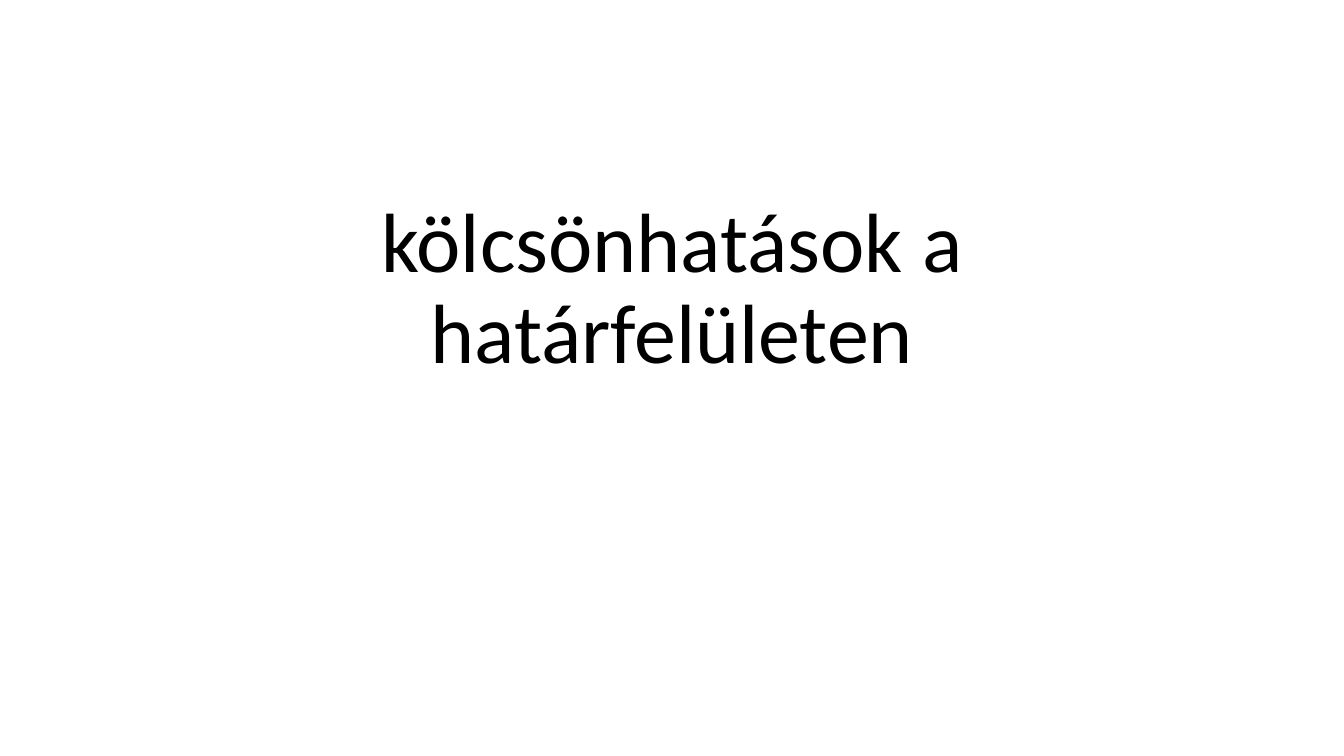
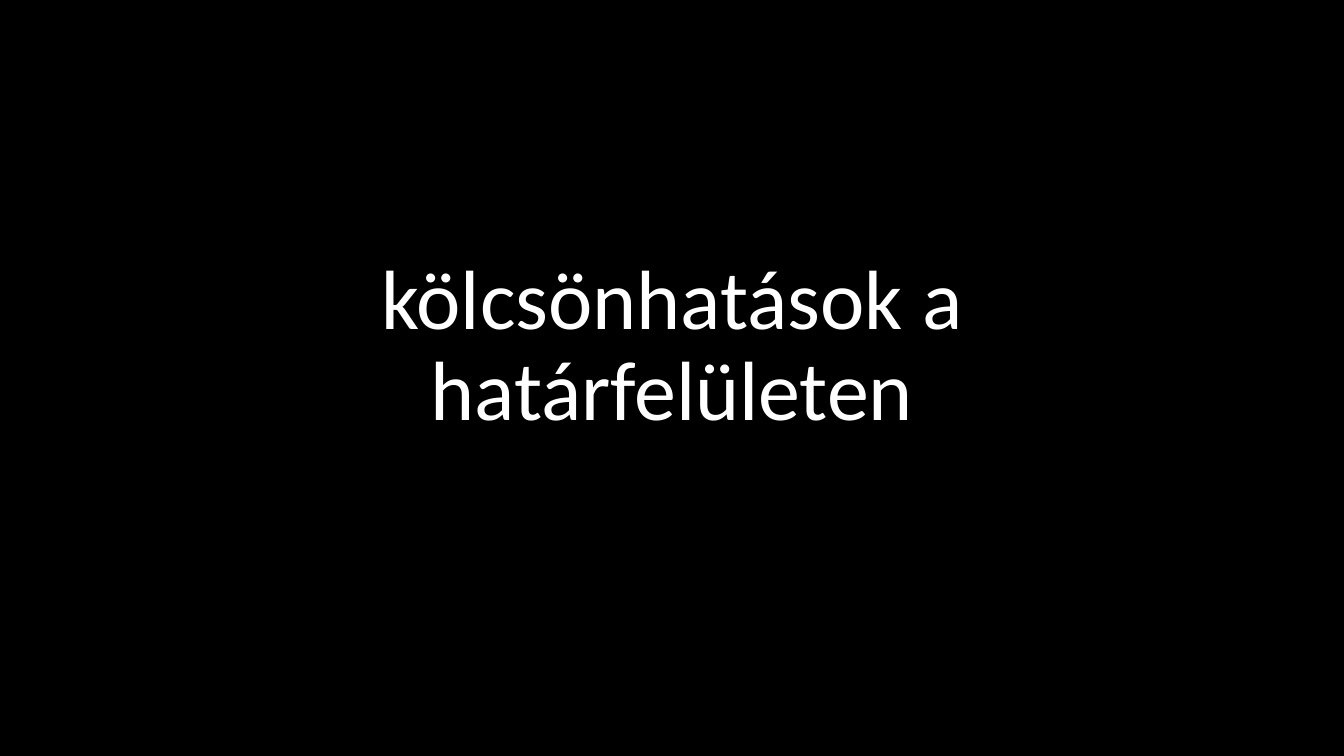
Before and after one commit to LilianaBohus/chemistry-presenations, a slide deck: slide 39 of adjuvants.pptx (slide 38 before the commit). Drawn at 1344x756 pixels with LibreOffice and Linux fonts; fonts in the diff are those of the drawing; background and template pictures are left out. Boxes give left, top, right and bottom in pixels: in the first picture for what was removed or moved away, otherwise in the second. Text is boxed around its words. In the diff, an @@ line names an element or a change of style, - is before the commit and + after.

```diff
--- a/adjuvants.pptx
+++ b/adjuvants.pptx
@@ background #FFFFFF to picture (left out) @@
@@ title "kölcsönhatások a határfelületen" at (x1=381, y1=270, x2=962, y2=421): text colour #000000 to #FFFFFF @@
```
Also in this commit, not shown: 6 other slides changed, 1 slide added.
